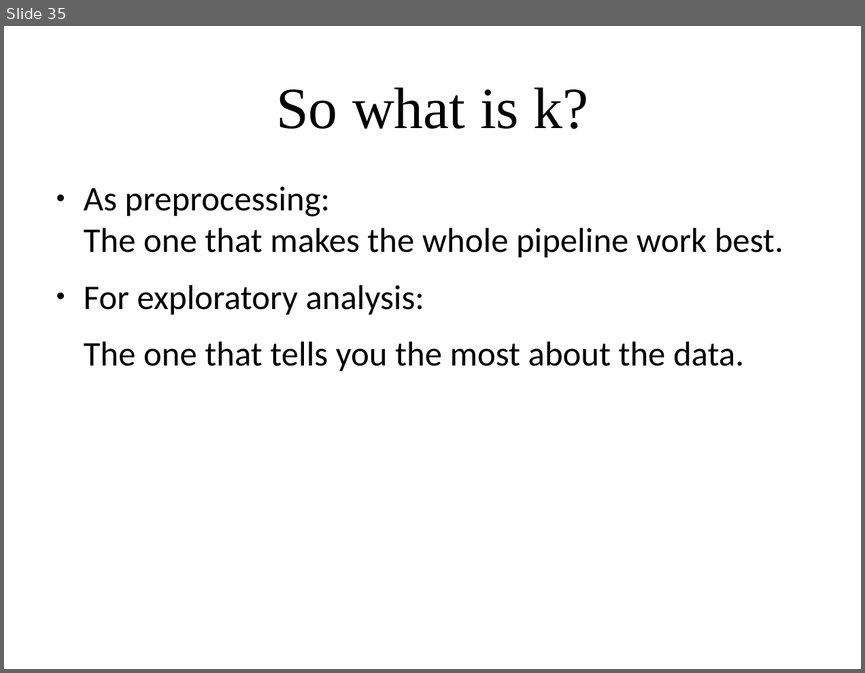
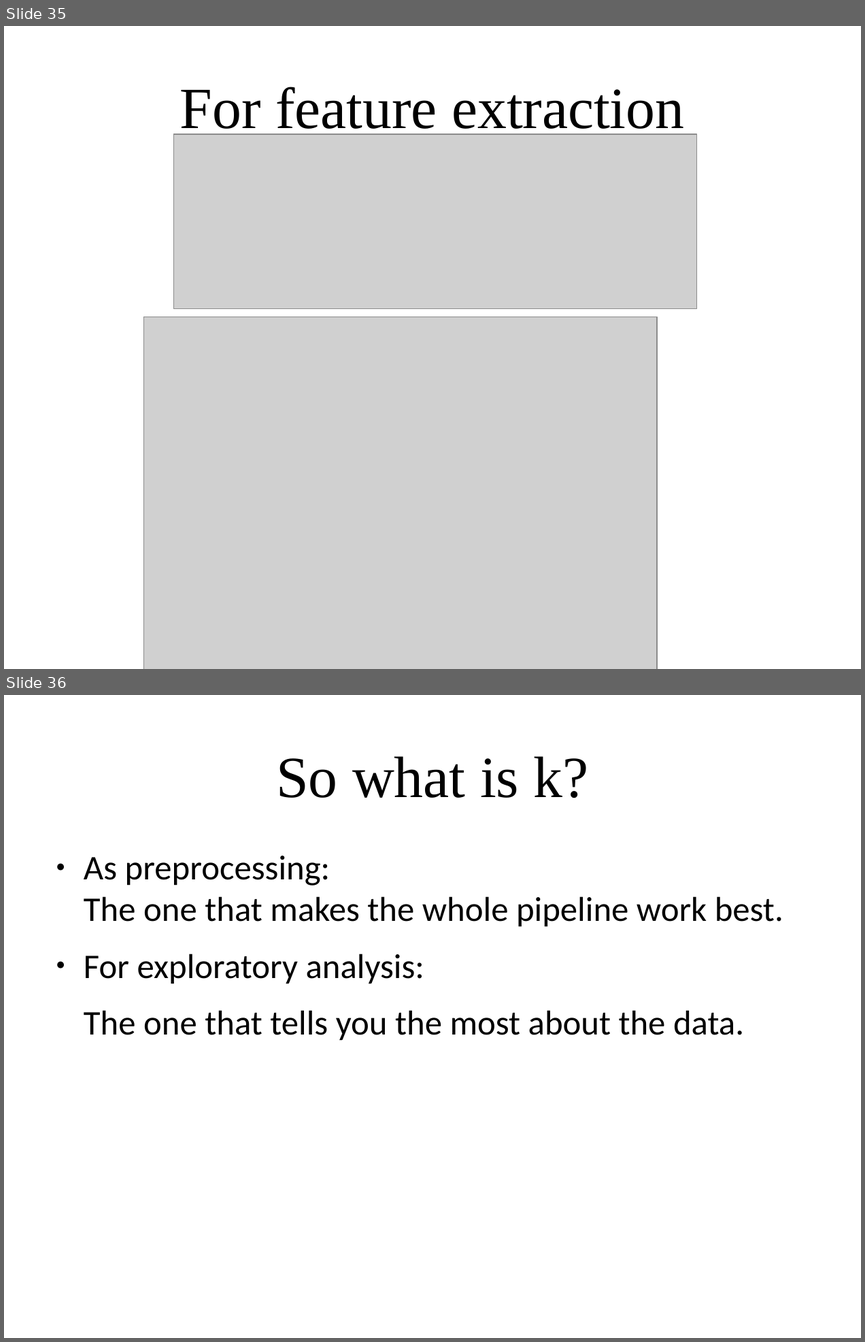
Before and after one commit to amueller/applied_ml_spring_2017, a slide deck: slides/aml-17-032717.odp. Shown one above the other, each under a label of ours: slide 35 before the commit, slides 35 and 36 after it. The pictures are 865x673 and 865x1342 pixels, drawn with LibreOffice and Linux fonts; fonts in the diff are those of the drawing; grey boxes stand for pictures. Boxes give left, top, right and bottom in pixels: in the first picture for what was removed or moved away, otherwise in the second. Text is boxed around its words. In the diff, an @@ line names an element or a change of style, - is before the commit and + after.

```diff
--- a/slides/aml-17-032717.odp
+++ b/slides/aml-17-032717.odp
@@ slide 35 added at [4,26,861,669], background #FFFFFF @@
@@ title added at [180,87,684,139], 54 pt, text #000000 @@
+For feature extraction
@@ picture added at [174,134,698,309] @@
@@ picture added at [144,317,657,669] @@
@@ what was slide 35 is now slide 36 @@
```
Also in this commit, not shown: 1 other file.
